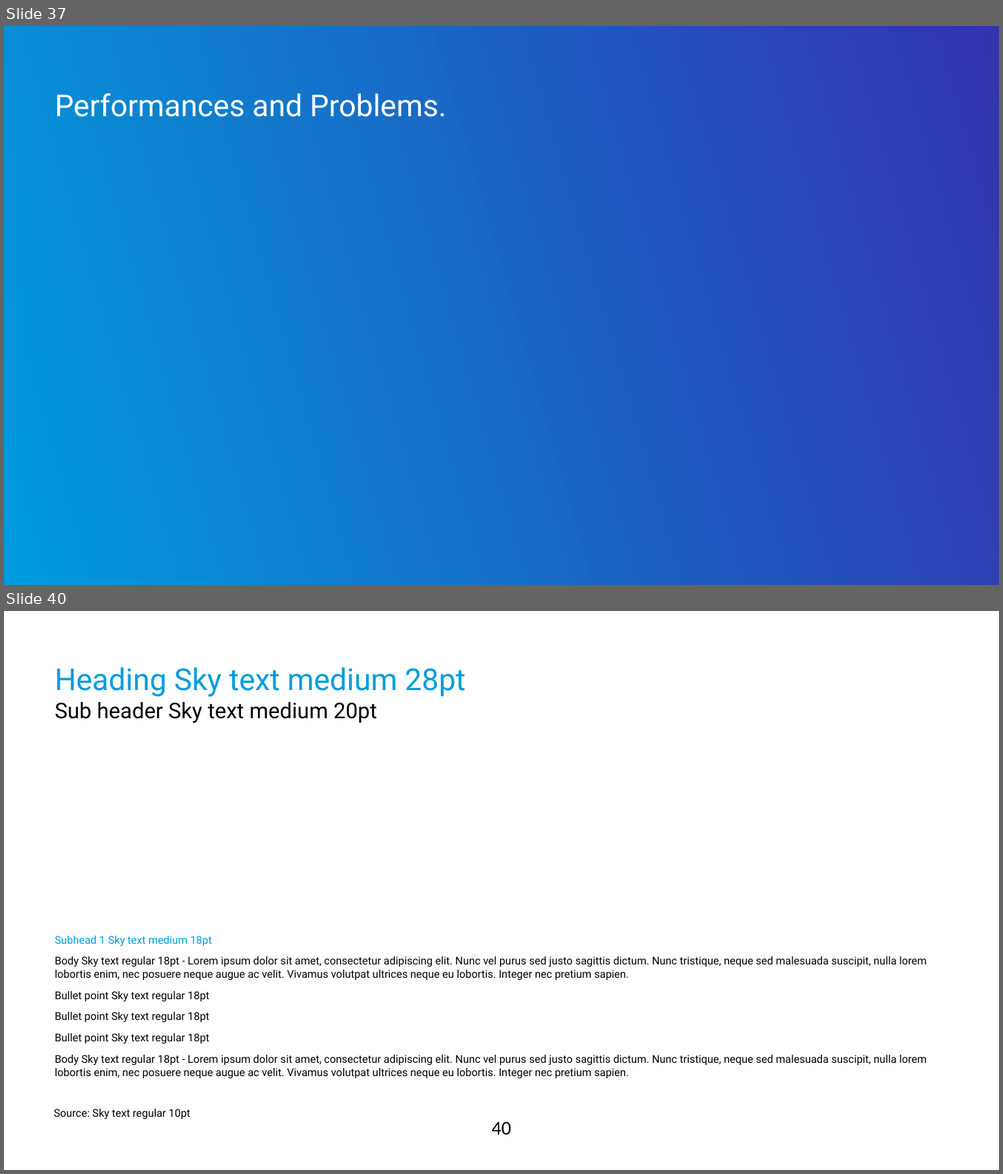
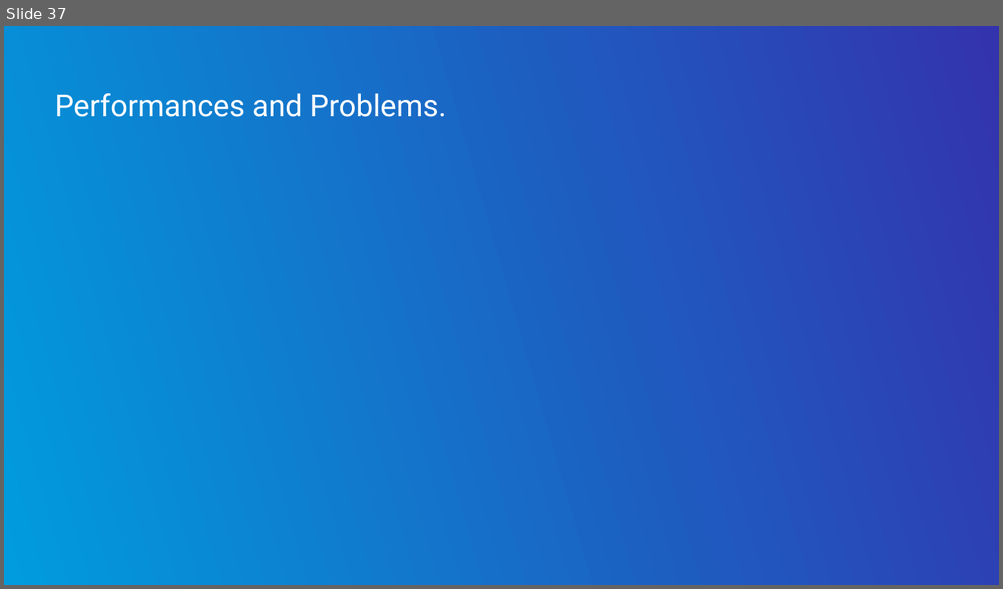
Before and after one commit to qqupp/continuations-playground, a slide deck: docs/diy-continuations.pptx. Shown one above the other, each under a label of ours: slides 37 and 40 before the commit, slide 37 after it; the slides between them are not shown. The pictures are 1003x1174 and 1003x589 pixels, drawn with LibreOffice and Linux fonts; fonts in the diff are those of the drawing; background and template pictures are left out. Boxes give left, top, right and bottom in pixels: in the first picture for what was removed or moved away, otherwise in the second. Text is boxed around its words. In the diff, an @@ line names an element or a change of style, - is before the commit and + after.

```diff
--- a/docs/diy-continuations.pptx
+++ b/docs/diy-continuations.pptx
@@ slide 40 removed at (4,611,999,1170), background #FFFFFF @@
@@ title removed at (55,667,465,723) @@
-Heading Sky text medium 28pt
-Sub header Sky text medium 20pt
@@ text removed at (55,936,926,1079) @@
-Subhead 1 Sky text medium 18pt
-Body Sky text regular 18pt - Lorem ipsum dolor sit amet, consectetur adipiscing elit. Nunc vel purus sed justo sagittis dictum. Nunc tristique, neque sed malesuada suscipit, nulla lorem lobortis enim, nec posuere neque augue ac velit. Vivamus volutpat ultrices neque eu lobortis. Integer nec pretium sapien.
-Bullet point Sky text regular 18pt
-Bullet point Sky text regular 18pt
-Bullet point Sky text regular 18pt
-Body Sky text regular 18pt - Lorem ipsum dolor sit amet, consectetur adipiscing elit. Nunc vel purus sed justo sagittis dictum. Nunc tristique, neque sed malesuada suscipit, nulla lorem lobortis enim, nec posuere neque augue ac velit. Vivamus volutpat ultrices neque eu lobortis. Integer nec pretium sapien.
@@ text removed at (54,1109,190,1119) @@
-Source: Sky text regular 10pt
@@ page number removed at (492,1122,512,1135) @@
-40
```
Also in this commit, not shown: 1 slide changed, 5 slides added, 2 other slides removed, 2 other files.
